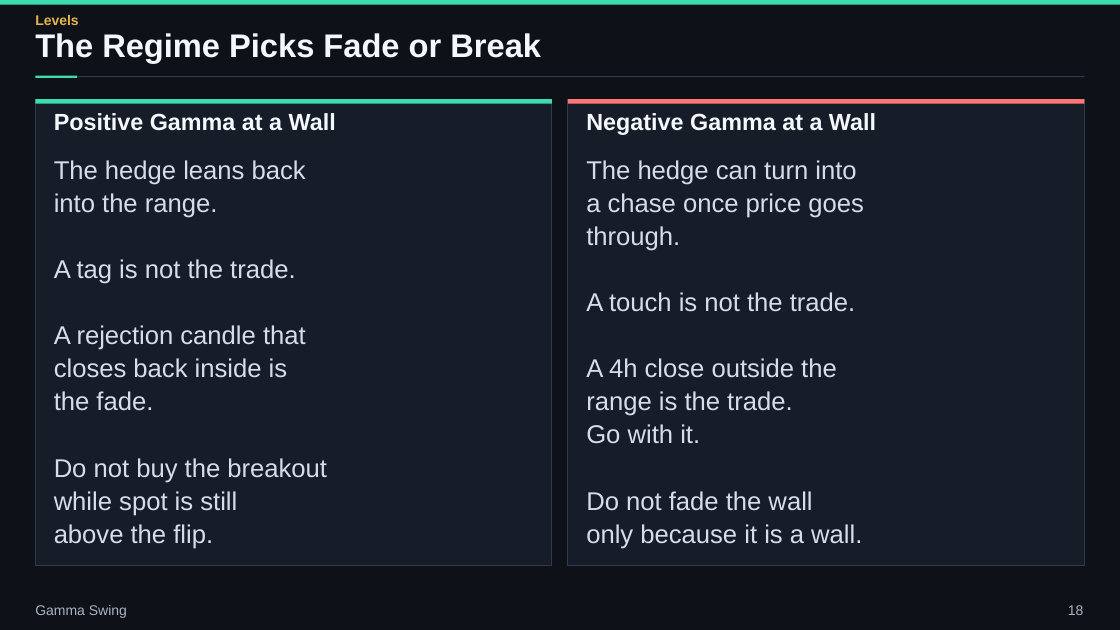
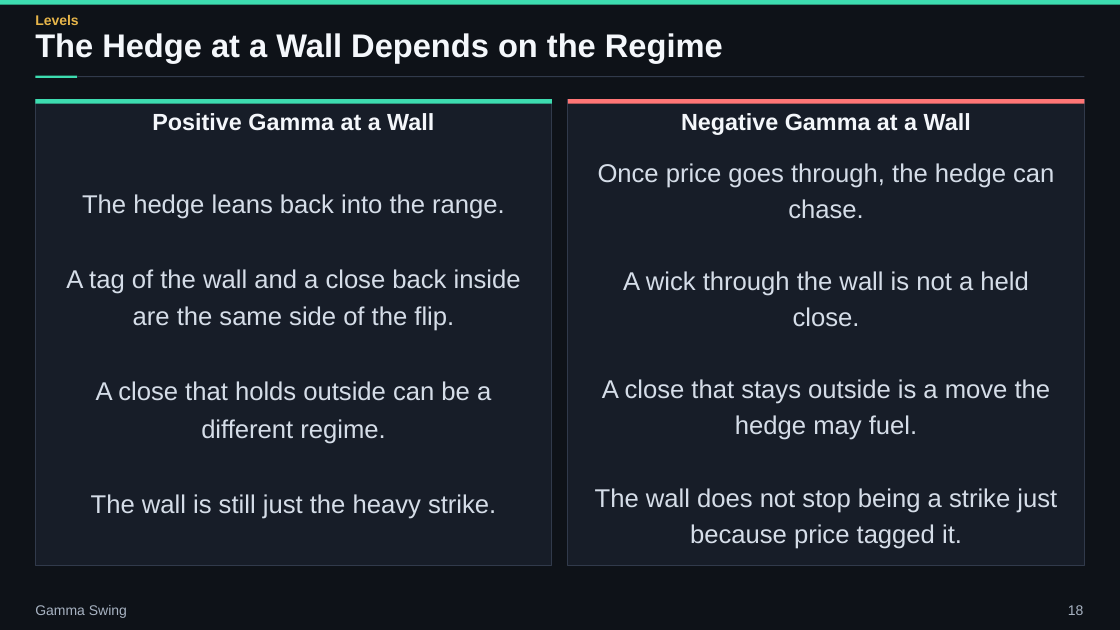
Before and after one commit to ArazMedia/Planner-Brain, a slide deck: slide 18 of decks/gamma-swing/gamma_swing.pptx. Drawn at 1120x630 pixels with LibreOffice and Linux fonts; fonts in the diff are those of the drawing. Boxes give left, top, right and bottom in pixels: in the first picture for what was removed or moved away, otherwise in the second. Text is boxed around its words. In the diff, an @@ line names an element or a change of style, - is before the commit and + after.

```diff
--- a/decks/gamma-swing/gamma_swing.pptx
+++ b/decks/gamma-swing/gamma_swing.pptx
@@ text at (35,33,723,63): text changed @@
-The Regime Picks Fade or Break
+The Hedge at a Wall Depends on the Regime
@@ text "Positive Gamma at a Wall" at (152,113,434,131): alignment left to centre @@
@@ text "Negative Gamma at a Wall" at (681,113,971,135): alignment left to centre @@
@@ text at (595,163,1057,549): text changed @@
-The hedge can turn into
-a chase once price goes
-through.
-A touch is not the trade.
-A 4h close outside the
-range is the trade.
-Go with it.
-Do not fade the wall
-only because it is a wall.
+Once price goes through, the hedge can chase.
+A wick through the wall is not a held close.
+A close that stays outside is a move the hedge may fuel.
+The wall does not stop being a strike just because price tagged it.
@@ text at (66,194,521,519): text changed @@
-The hedge leans back
-into the range.
-A tag is not the trade.
-A rejection candle that
-closes back inside is
-the fade.
-Do not buy the breakout
-while spot is still
-above the flip.
+The hedge leans back into the range.
+A tag of the wall and a close back inside are the same side of the flip.
+A close that holds outside can be a different regime.
+The wall is still just the heavy strike.
```
Also in this commit, not shown: 33 other slides changed, 12 slides added, 12 slides removed, 47 other files.
